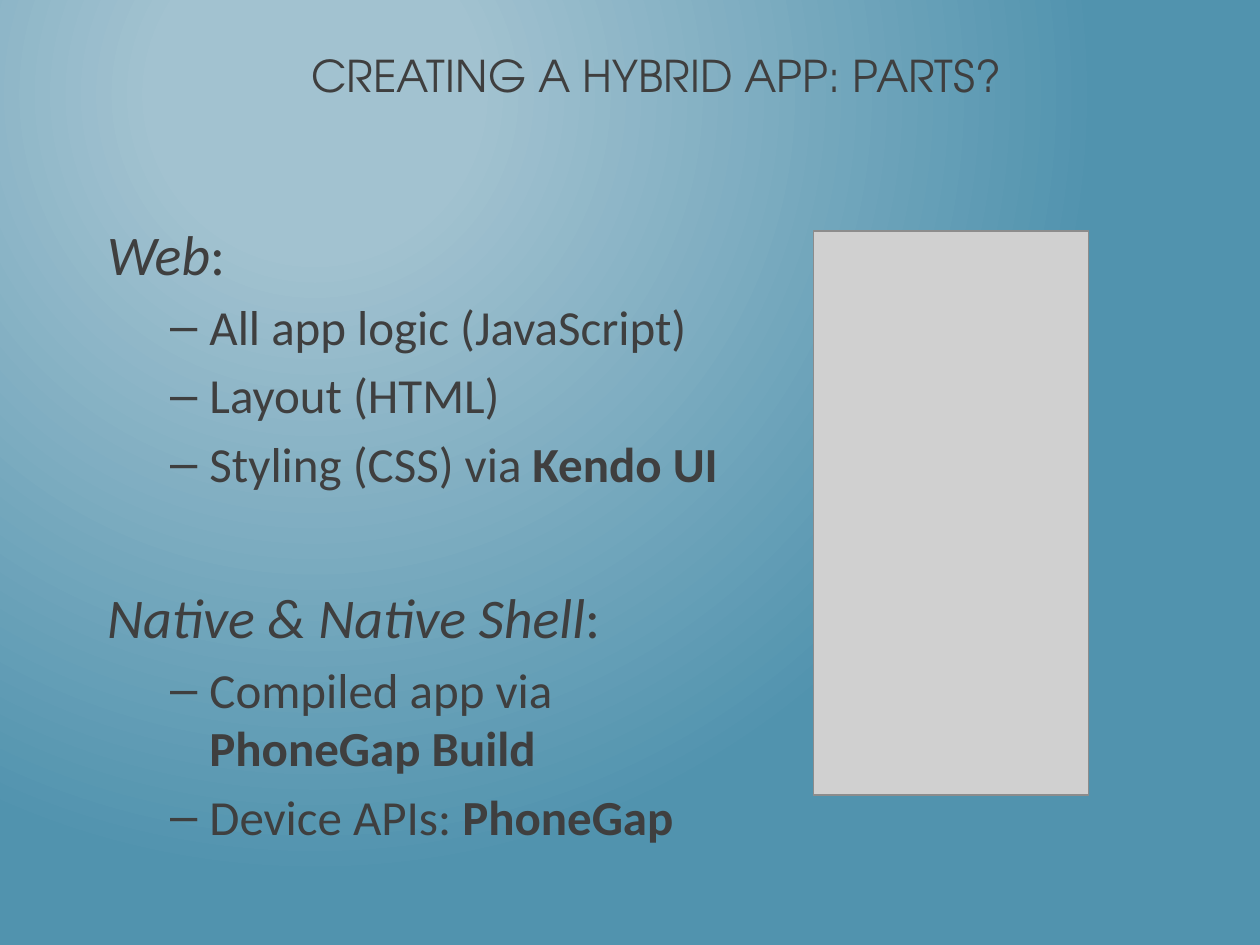
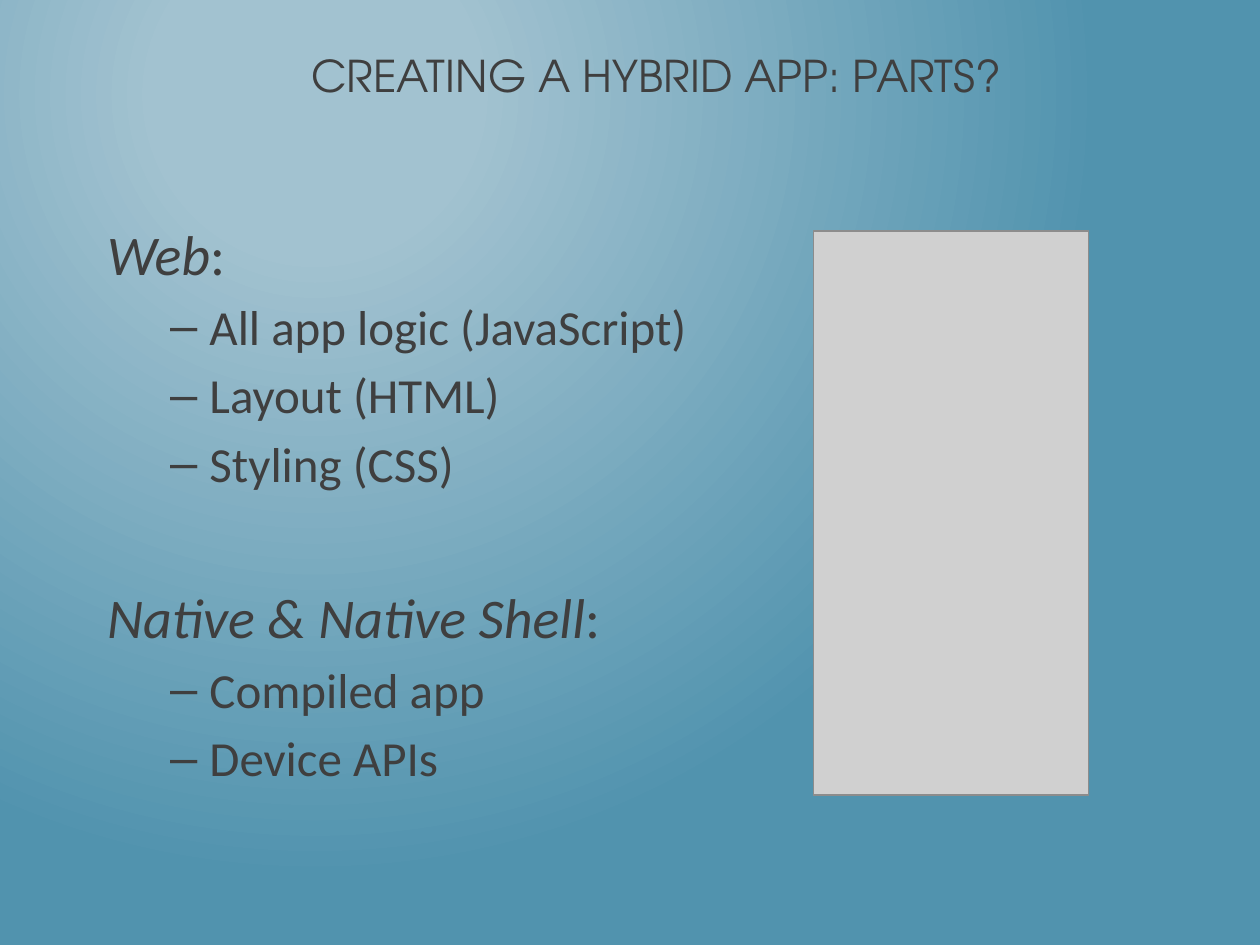
Before and after one commit to dotNetkow/Presentations, a slide deck: slide 12 of That Conference 2014/Building PhoneGap Mobile App w KendoUI.pptx. Drawn at 1260x945 pixels with LibreOffice and Linux fonts; fonts in the diff are those of the drawing; grey boxes stand for pictures. Boxes give left, top, right and bottom in pixels: in the first picture for what was removed or moved away, otherwise in the second. Text is boxed around its words. In the diff, an @@ line names an element or a change of style, - is before the commit and + after.

```diff
--- a/That Conference 2014/Building PhoneGap Mobile App w KendoUI.pptx
+++ b/That Conference 2014/Building PhoneGap Mobile App w KendoUI.pptx
@@ text at <box>209,446,454,491</box>: text changed @@
-  – Styling (CSS) via Kendo UI
+  – Styling (CSS)
@@ text at <box>209,674,485,776</box>: text changed @@
-  – Compiled app via PhoneGap Build
-  – Device APIs: PhoneGap
+  – Compiled app
+  – Device APIs
```
Also in this commit, not shown: 6 other slides changed, 6 slides added.
